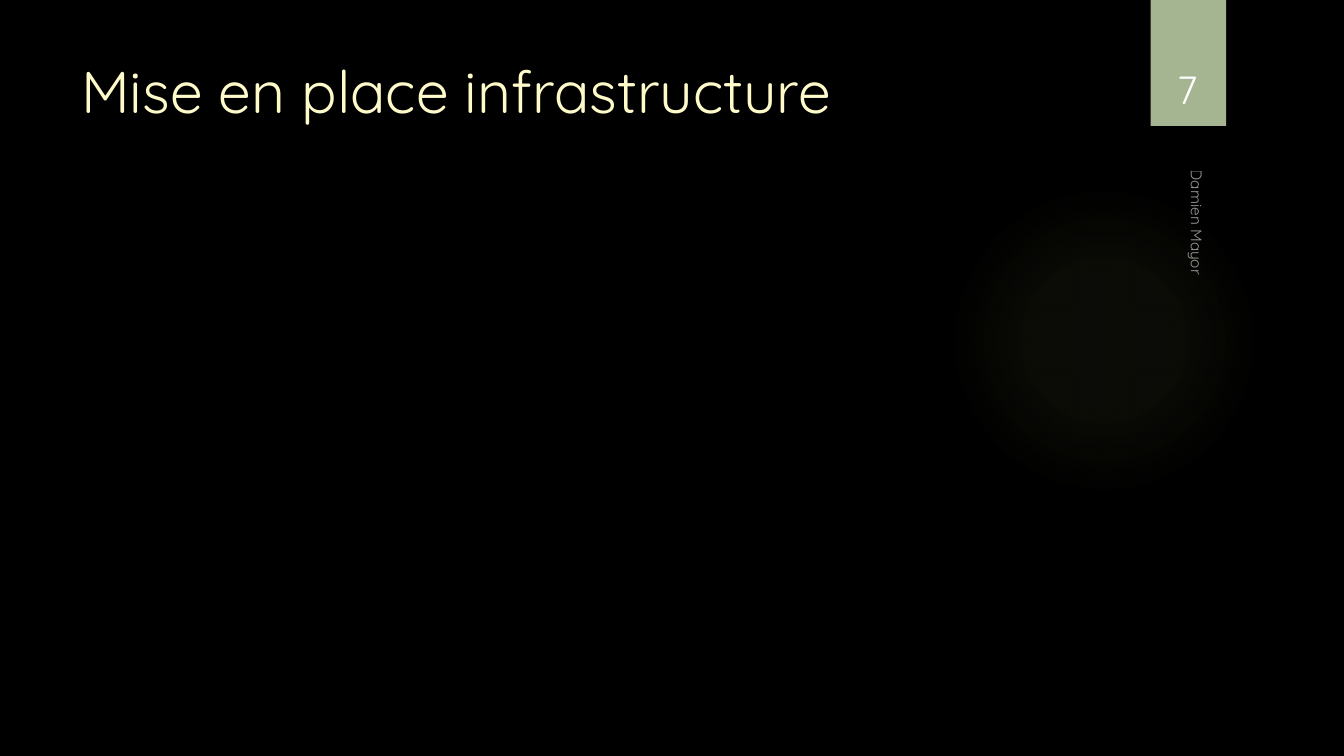
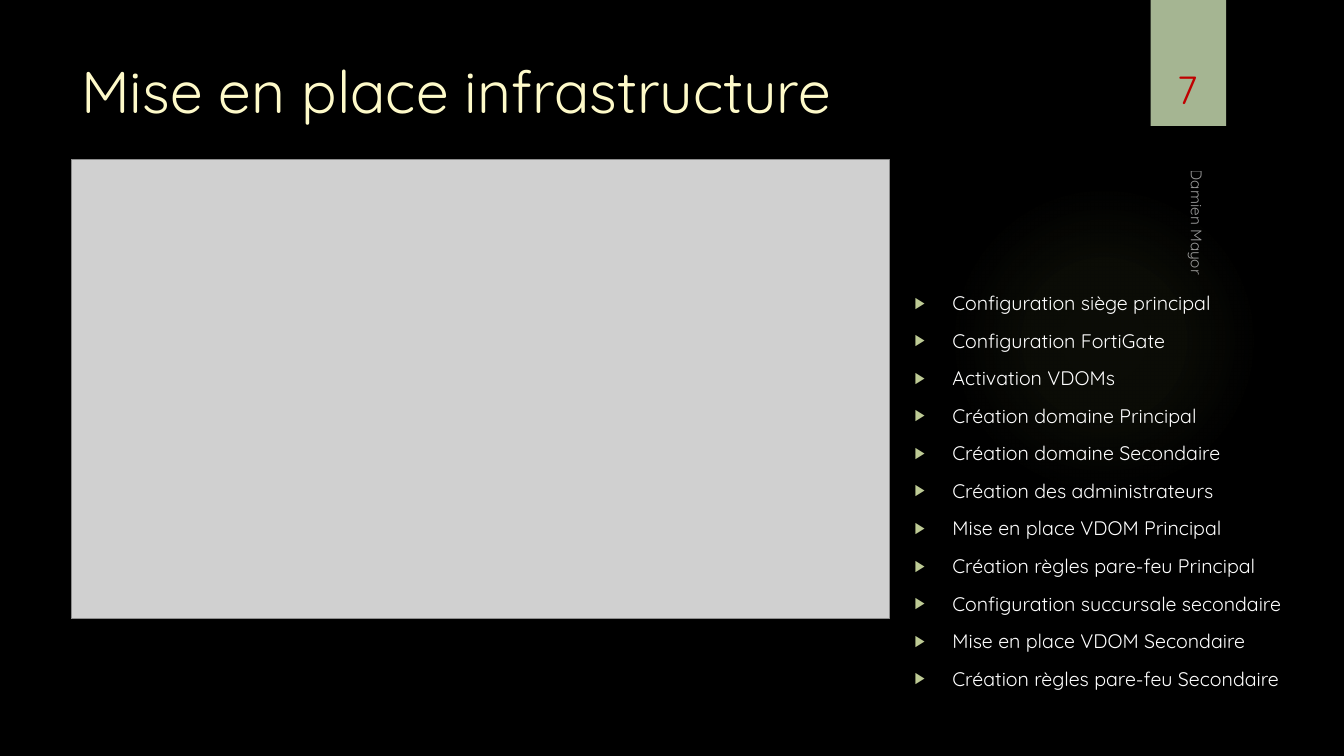
Before and after one commit to damienmayor/TPI, a slide deck: slide 7 of Présentation/Présentation TPI DMA.pptx. Drawn at 1344x756 pixels with LibreOffice and Linux fonts; fonts in the diff are those of the drawing; grey boxes stand for pictures; background and template pictures are left out. Boxes give left, top, right and bottom in pixels: in the first picture for what was removed or moved away, otherwise in the second. Text is boxed around its words. In the diff, an @@ line names an element or a change of style, - is before the commit and + after.

```diff
--- a/Présentation/Présentation TPI DMA.pptx
+++ b/Présentation/Présentation TPI DMA.pptx
@@ page number at <box>1177,76,1197,104</box>: text colour #FFFFFF to #C00000 @@
@@ picture added at <box>72,159,890,618</box> @@
@@ text added at <box>952,295,1281,690</box>, 14 pt, text #FFFFFF @@
+▶ Configuration siège principal
+▶ Configuration FortiGate
+▶ Activation VDOMs
+▶ Création domaine Principal
+▶ Création domaine Secondaire
+▶ Création des administrateurs
+▶ Mise en place VDOM Principal
+▶ Création règles pare-feu Principal
+▶ Configuration succursale secondaire
+▶ Mise en place VDOM Secondaire
+▶ Création règles pare-feu Secondaire
```
Also in this commit, not shown: 7 other slides changed, 5 slides added, 1 other file.
